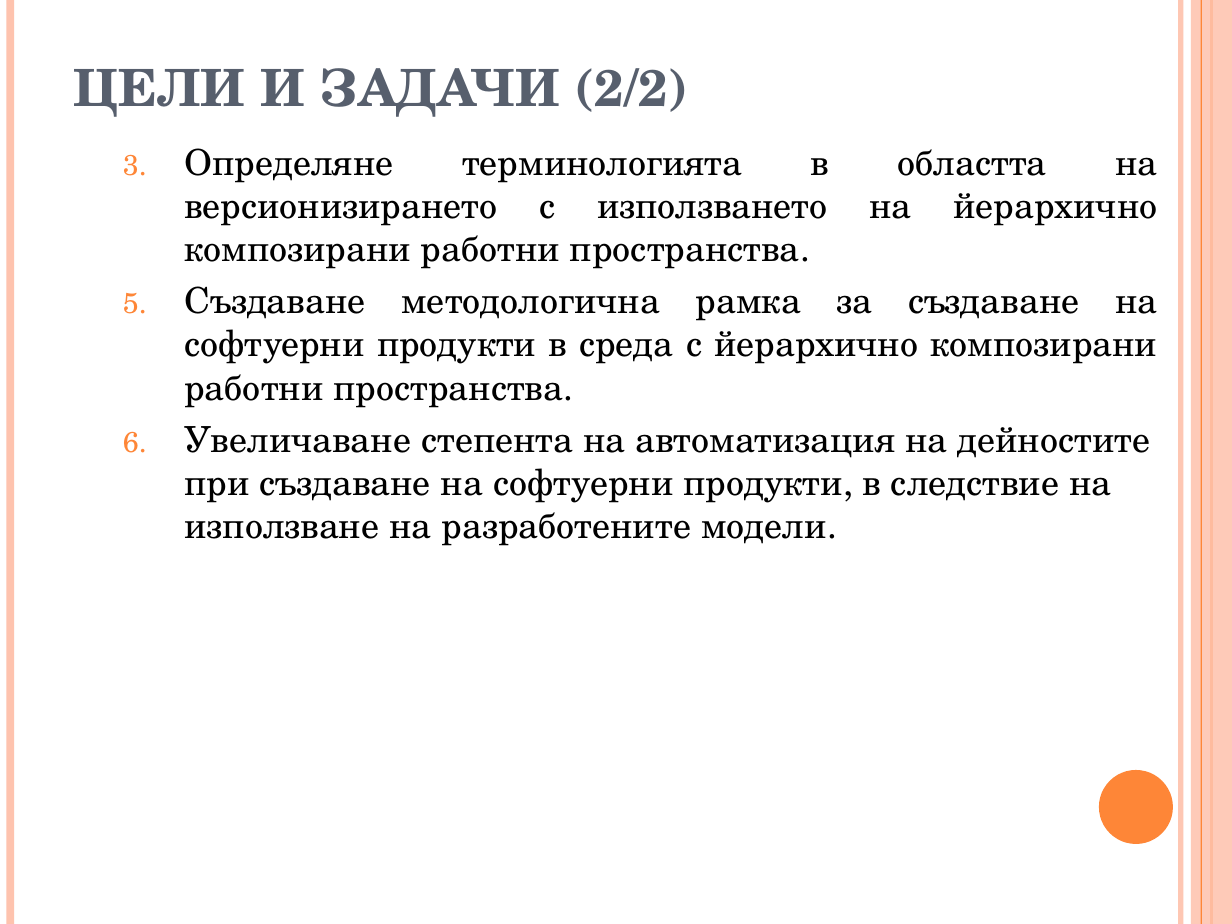
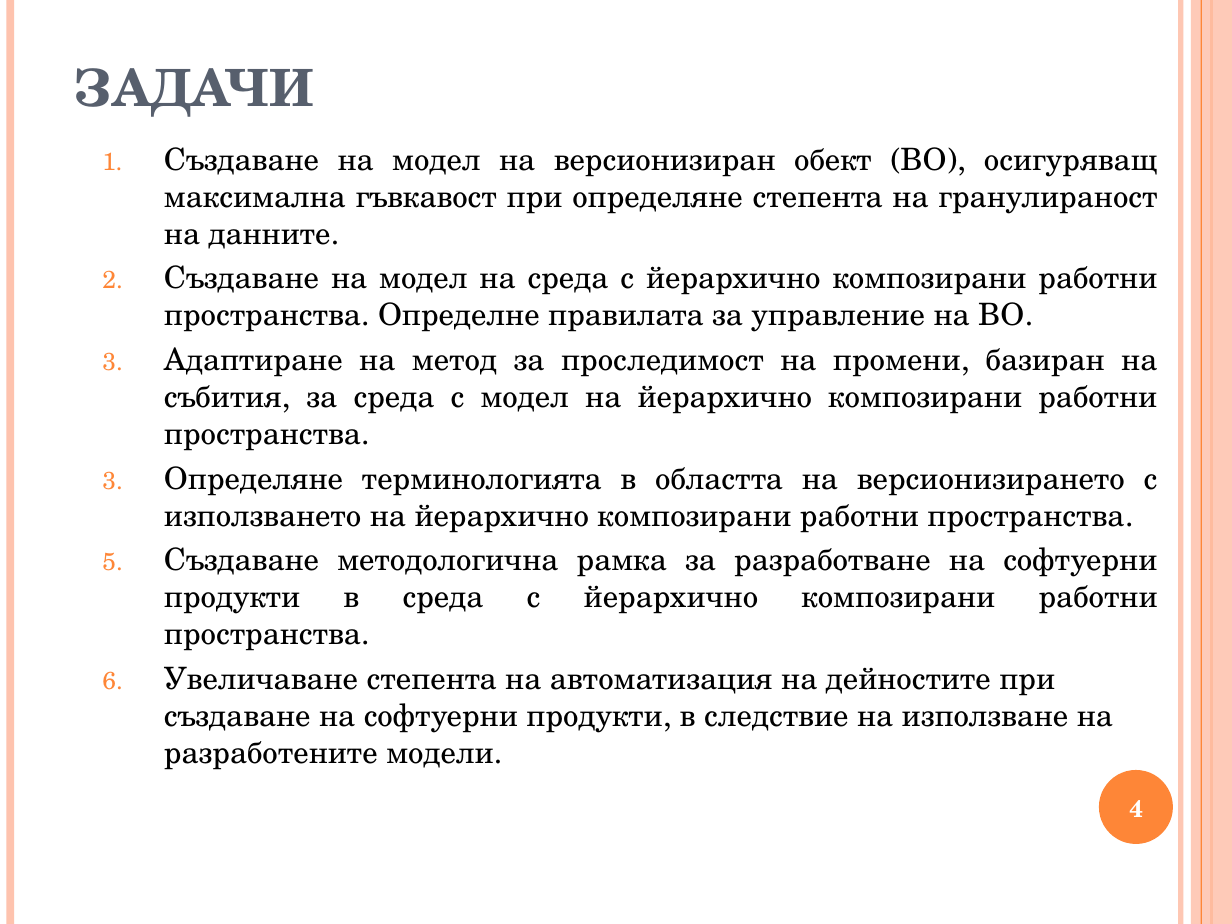
Before and after one commit to vjotov/versia, a slide deck: slide 4 of doc/presentation.ppt (slide 3 before the commit). Drawn at 1232x924 pixels with LibreOffice and Linux fonts; fonts in the diff are those of the drawing. Boxes give left, top, right and bottom in pixels: in the first picture for what was removed or moved away, otherwise in the second. Text is boxed around its words. In the diff, an @@ line names an element or a change of style, - is before the commit and + after.

```diff
--- a/doc/presentation.ppt
+++ b/doc/presentation.ppt
@@ title at bbox=[74, 68, 314, 117]: text changed @@
-ЦЕЛИ И ЗАДАЧИ (2/2)
+ЗАДАЧИ
@@ text "Създаване на модел на версионизиран ...": place and size @@
-text "Създаване на модел на версионизиран ..." at bbox=[184, 148, 1157, 546]
+text "Създаване на модел на версионизиран ..." at bbox=[164, 147, 1158, 770]
@@ text at bbox=[164, 147, 1158, 451]: paragraphs added @@
+  1. Създаване на модел на версионизиран обект (ВО), осигуряващ максимална гъвкавост при определяне степента на гранулираност на данните.
+  2. Създаване на модел на среда с йерархично композирани работни пространства. Определне правилата за управление на ВО.
+  3. Адаптиране на метод за проследимост на промени, базиран на събития, за среда с модел на йерархично композирани работни пространства.
@@ text at bbox=[164, 466, 1158, 770]: size 21 to 18 pt in "Определяне терминологията в областта на версионизирането с ...", "Увеличаване степента на автоматизация на дейностите при ..." @@
@@ text at bbox=[164, 547, 1158, 651]: text changed; size 21 to 18 pt @@
-  4. Създаване методологична рамка за създаване на софтуерни продукти в среда с йерархично композирани работни пространства.
+  5. Създаване методологична рамка за разработване на софтуерни продукти в среда с йерархично композирани работни пространства.
@@ page number added at bbox=[1129, 800, 1143, 817], 14 pt, text #FFFFFF, bold @@
+4
```
Also in this commit, not shown: 13 other slides changed, 5 slides added, 3 slides removed, 4 other files.
